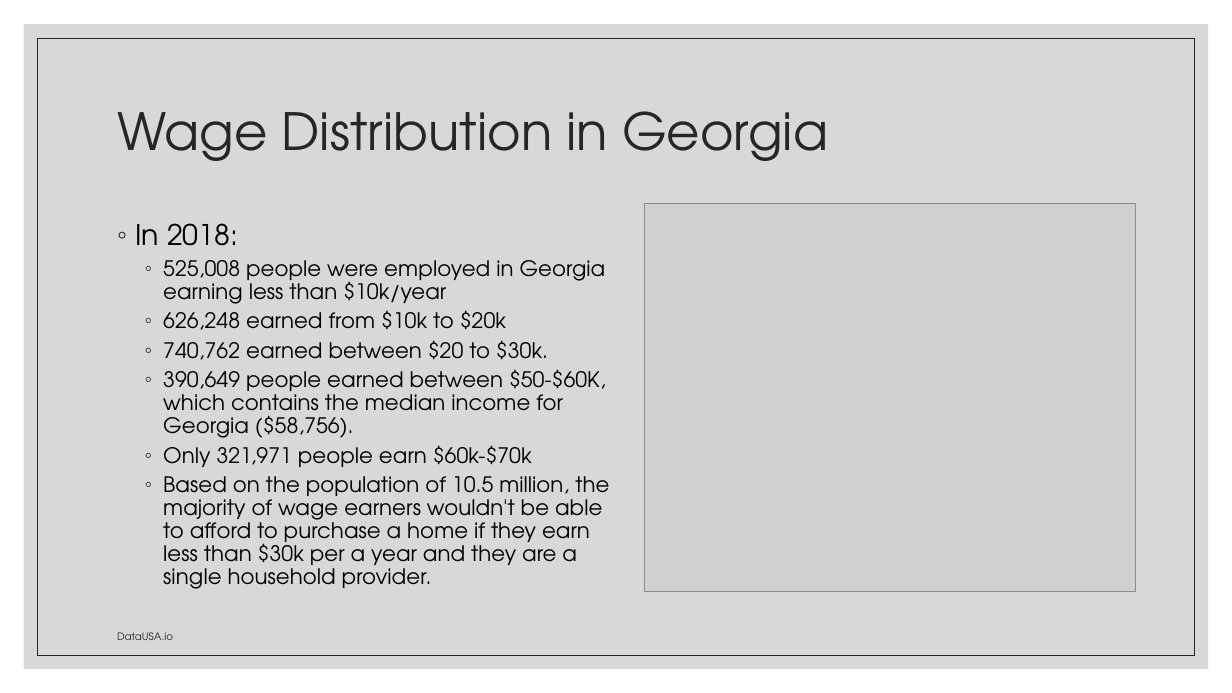
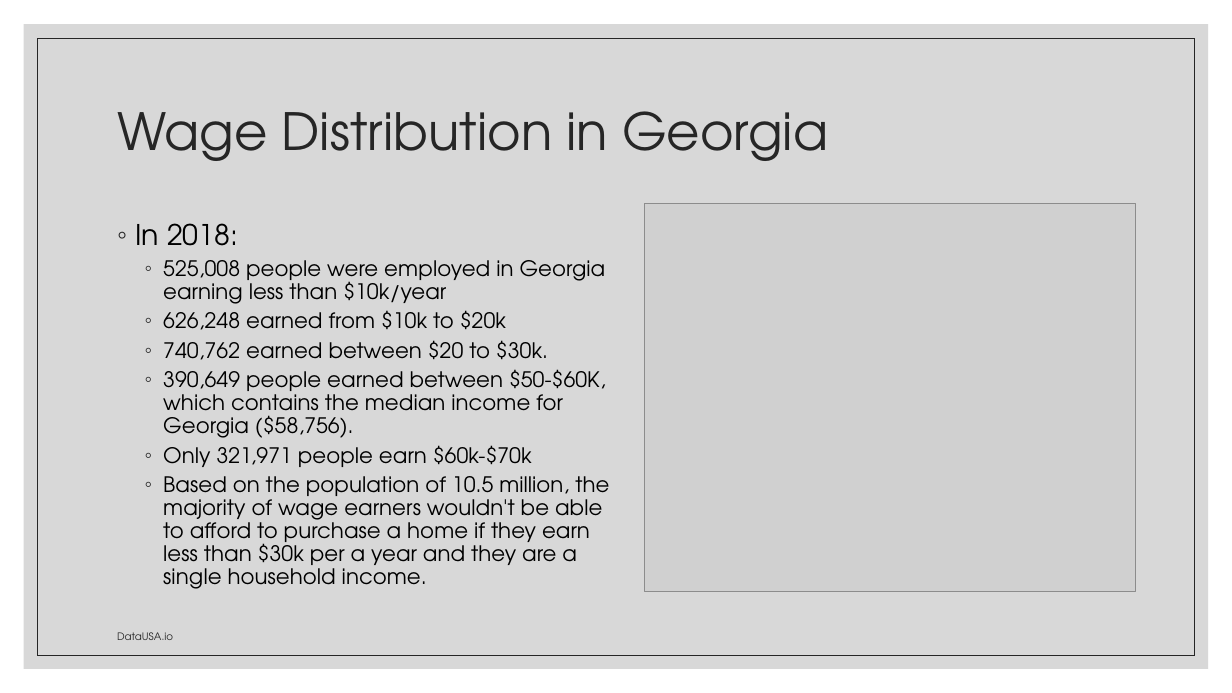
Before and after one commit to yanthedeveloper/Project1, a slide deck: slide 11 of Div101 Project 1 Final Presentation.pptx. Drawn at 1232x693 pixels with LibreOffice and Linux fonts; fonts in the diff are those of the drawing; grey boxes stand for pictures. Boxes give left, top, right and bottom in pixels: in the first picture for what was removed or moved away, otherwise in the second. Text is boxed around its words. In the diff, an @@ line names an element or a change of style, - is before the commit and + after.

Commit message:
Updating Tara files wording tweaks

```diff
--- a/Div101 Project 1 Final Presentation.pptx
+++ b/Div101 Project 1 Final Presentation.pptx
@@ text at [163, 476, 609, 589]: text changed @@
-  ◦ Based on the population of 10.5 million, the majority of wage earners wouldn't be able to afford to purchase a home if they earn less than $30k per a year and they are a single household provider.
+  ◦ Based on the population of 10.5 million, the majority of wage earners wouldn't be able to afford to purchase a home if they earn less than $30k per a year and they are a single household income.
```
